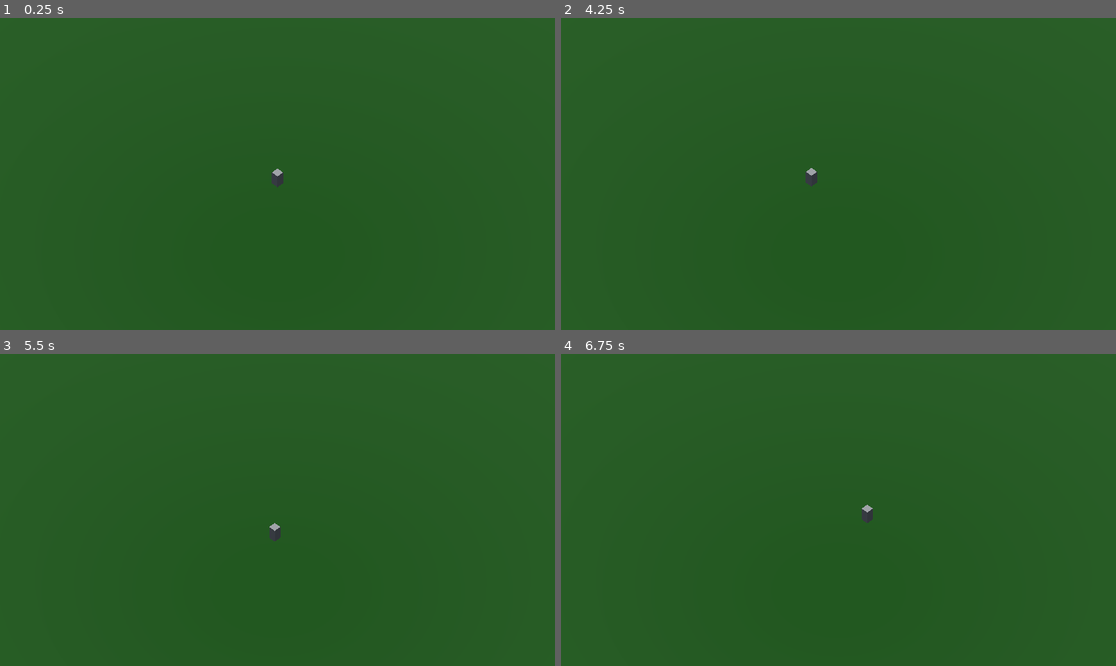
Above: before the commit, frames 1-4 (two rows, left to right).
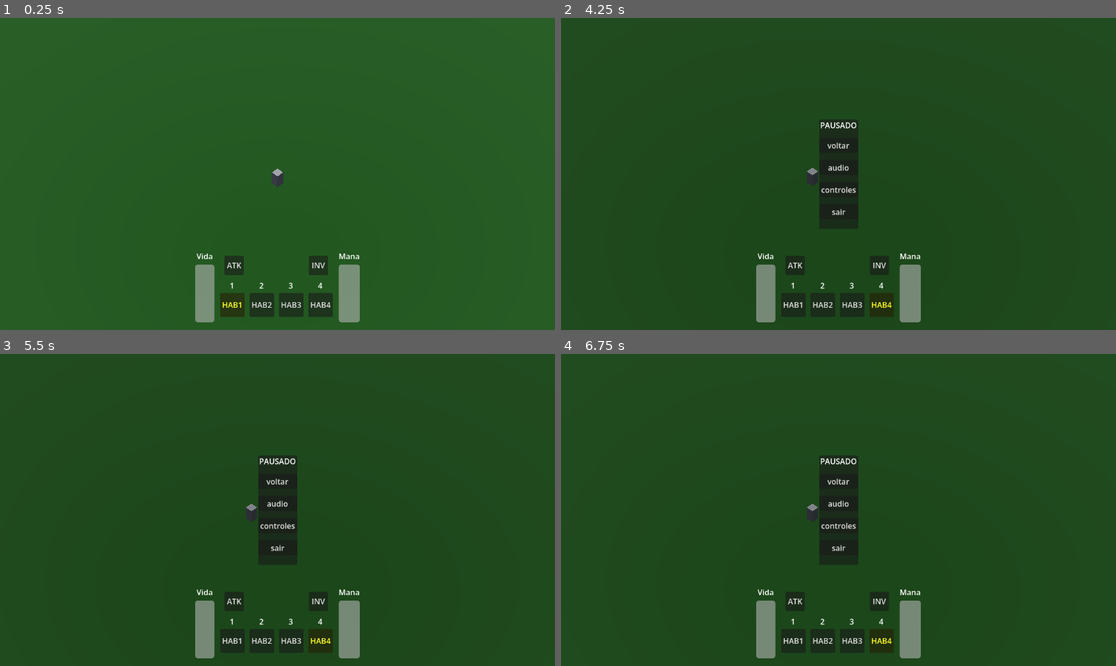
Above: after the commit, the same moments.

Repository: LuizHenriqueFreitas/FelpoJam-2026-1
Game: Godot game, scene res://game/game.tscn
Same seed, same stepped clock (60 frames per second), same inputs: the game is played once before the commit and once after it.
Inputs (mouse positions are in pixels of both pictures, inside the frame that each line leads up to):
- Up to frame 1 (0.25 s): no input
- Up to frame 2 (4.25 s): tap Enter at 0.5, 2.75 s; move the mouse to (960, 158) at 0.52 s; hold D (walk_right) 0.53-1.28 s; tap W (walk_front) at 0.6, 3.8 s; click (960, 158) at 0.67 s; tap 1 at 0.8, 1.35 s; move the mouse to (727, 189) at 1.27 s; hold S (walk_back) 1.28-2.03 s; click (727, 189) at 1.42 s; tap 2 at 1.55, 2.1 s; tap Space at 2, 3.5 s; move the mouse to (894, 105) at 2.02 s; hold D (walk_right) 2.03-3.53 s; click (894, 105) at 2.17 s; tap 3 at 2.3, 2.85 s; move the mouse to (810, 236) at 2.77 s; click (810, 236) at 2.92 s; tap 4 at 3.05, 3.6 s; move the mouse to (1005, 220) at 3.52 s; hold A (walk_left) from 3.53 s (still down); click (1005, 220) at 3.67 s; tap Escape (ui_cancel) at 4.15 s
- Up to frame 3 (5.5 s): move the mouse to (111, 463) at 4.27 s; tap W (walk_front) at 4.35 s; click (111, 463) at 4.42 s; tap 1 at 4.55, 5.1 s; tap Enter at 5 s; move the mouse to (305, 510) at 5.02 s; release A (walk_left) at 5.03 s; hold S (walk_back) from 5.03 s (still down); click (305, 510) at 5.17 s; tap 2 at 5.3 s
- Up to frame 4 (6.75 s): tap Space at 5.75 s; move the mouse to (755, 432) at 5.77 s; release S (walk_back) at 5.78 s; hold D (walk_right) from 5.78 s (still down); tap 2 at 5.85 s; click (755, 432) at 5.92 s; tap 3 at 6.05, 6.6 s; move the mouse to (960, 494) at 6.52 s; click (960, 494) at 6.67 s

The runs differ from the first frame. In frame 1, 3.2% of the frame differs, in the area x 35-65%, y 75-98%; in frame 2, 5.8%; in frame 3, 5.8%; in frame 4, 5.9%, in the area x 35-65%, y 32-98%.

Commit message:
Menus e HUD placeholder
Adicionado o placeholder dos menus e HUD principal do jogo

Diff:
--- /dev/null
+++ b/game/avelino-inkmancer-3D/default_bus_layout.tres
@@ -0,0 +1,15 @@
+[gd_resource type="AudioBusLayout" format=3 uid="uid://d0uauuowgt7im"]
+
+[resource]
+bus/1/name = &"Music"
+bus/1/solo = false
+bus/1/mute = false
+bus/1/bypass_fx = false
+bus/1/volume_db = 0.0
+bus/1/send = &"Master"
+bus/2/name = &"SFX"
+bus/2/solo = false
+bus/2/mute = false
+bus/2/bypass_fx = false
+bus/2/volume_db = 0.0
+bus/2/send = &"Master"
--- /dev/null
+++ b/game/avelino-inkmancer-3D/game/game.gd
@@ -0,0 +1,28 @@
+extends Node3D
+
+@onready var hud = $HUD
+
+# Called when the node enters the scene tree for the first time.
+func _ready() -> void:
+	pass # Replace with function body.
+
+
+# Called every frame. 'delta' is the elapsed time since the previous frame.
+func _process(_delta: float) -> void:
+	pass
+
+const PAUSE_MENU = preload("res://menus/pausemenu.tscn")
+var pause_menu_aberto := false
+
+
+func _unhandled_input(event):
+	if event.is_action_pressed("ui_cancel") and not pause_menu_aberto:
+		_abrir_pause()
+
+
+func _abrir_pause():
+	pause_menu_aberto = true
+	var menu = PAUSE_MENU.instantiate()
+	# Quando o menu for removido, marca como fechado
+	menu.tree_exited.connect(func(): pause_menu_aberto = false)
+	add_child(menu)
--- a/game/avelino-inkmancer-3D/game/game.tscn
+++ b/game/avelino-inkmancer-3D/game/game.tscn
@@ -1,9 +1,11 @@
 [gd_scene format=3 uid="uid://ca4t4kjn8osaa"]
 
 [ext_resource type="PackedScene" uid="uid://gt8l7smnonc8" path="res://player/player.tscn" id="1_4fuuu"]
+[ext_resource type="Script" uid="uid://j5hjgy0rvrwk" path="res://game/game.gd" id="1_dxrkv"]
 [ext_resource type="Script" uid="uid://bwvx3yf77fesd" path="res://game/camera_3d.gd" id="2_dxrkv"]
 [ext_resource type="PackedScene" uid="uid://ccwtc3kto5acf" path="res://chunks/spawn_chunk.tscn" id="3_dakft"]
 [ext_resource type="Script" uid="uid://dix7o7ep5011h" path="res://game/chunk_manager.gd" id="4_u5opy"]
+[ext_resource type="PackedScene" uid="uid://kfgiwaxork6a" path="res://menus/hud.tscn" id="6_dakft"]
 
 [sub_resource type="ProceduralSkyMaterial" id="ProceduralSkyMaterial_e2o6t"]
 
@@ -16,6 +18,7 @@
 
 [node name="game" type="Node3D" unique_id=1459525975]
 transform = Transform3D(1, 0, 0, 0, 1, 0, 0, 0, 1, 0, 1.1920929e-07, 0)
+script = ExtResource("1_dxrkv")
 
 [node name="Player" parent="." unique_id=1351006858 instance=ExtResource("1_4fuuu")]
 transform = Transform3D(1, 0, 0, 0, 1, 0, 0, 0, 1, 0, 1.4746869, 0)
@@ -36,3 +39,5 @@
 
 [node name="ChunkManager" type="Node3D" parent="." unique_id=1219678097]
 script = ExtResource("4_u5opy")
+
+[node name="HUD" parent="." unique_id=758513456 instance=ExtResource("6_dakft")]
--- /dev/null
+++ b/game/avelino-inkmancer-3D/menus/audiomenu.gd
@@ -0,0 +1,66 @@
+extends Control
+
+const STEP = 10.0  # quanto cada click altera o volume
+
+@onready var btn_musica_menos = $VBoxContainer/HBoxContainer/BtnMusicaMenos
+@onready var btn_musica_mais = $VBoxContainer/HBoxContainer/BtnMusicaMais
+@onready var bar_musica = $VBoxContainer/HBoxContainer/BarMusica
+
+@onready var btn_sfx_menos = $VBoxContainer/HBoxContainer2/BtnSFXMenos
+@onready var btn_sfx_mais = $VBoxContainer/HBoxContainer2/BtnSFXMais
+@onready var bar_sfx = $VBoxContainer/HBoxContainer2/BarSFX
+
+@onready var btn_voltar = $VBoxContainer/BtnVoltar
+
+var modo_ingame := false
+
+# O índice de canais de áudio
+var music_bus := AudioServer.get_bus_index("Music")
+var sfx_bus := AudioServer.get_bus_index("SFX")
+
+func _ready():
+	# Carrega o valor de volume dos canais na barra
+	process_mode = Node.PROCESS_MODE_ALWAYS
+	bar_musica.value = _db_to_percent(AudioServer.get_bus_volume_db(music_bus))
+	bar_sfx.value = _db_to_percent(AudioServer.get_bus_volume_db(sfx_bus))
+
+	btn_musica_menos.pressed.connect(_on_musica_menos)
+	btn_musica_mais.pressed.connect(_on_musica_mais)
+	btn_sfx_menos.pressed.connect(_on_sfx_menos)
+	btn_sfx_mais.pressed.connect(_on_sfx_mais)
+	btn_voltar.pressed.connect(_on_voltar)
+
+func _on_musica_menos():
+	bar_musica.value = clamp(bar_musica.value - STEP, 0, 100)
+	_set_bus_volume(music_bus, bar_musica.value)
+
+func _on_musica_mais():
+	bar_musica.value = clamp(bar_musica.value + STEP, 0, 100)
+	_set_bus_volume(music_bus, bar_musica.value)
+
+func _on_sfx_menos():
+	bar_sfx.value = clamp(bar_sfx.value - STEP, 0, 100)
+	_set_bus_volume(sfx_bus, bar_sfx.value)
+
+func _on_sfx_mais():
+	bar_sfx.value = clamp(bar_sfx.value + STEP, 0, 100)
+	_set_bus_volume(sfx_bus, bar_sfx.value)
+
+func _on_voltar():
+	if modo_ingame:
+		queue_free()
+	else:
+		get_tree().change_scene_to_file("res://menus/mainmenu.tscn")
+
+# Converte percentual (0-100) para decibéis e aplica no bus
+func _set_bus_volume(bus_index: int, percent: float):
+	if percent == 0:
+		AudioServer.set_bus_mute(bus_index, true)
+	else:
+		AudioServer.set_bus_mute(bus_index, false)
+		var db = linear_to_db(percent / 100.0)
+		AudioServer.set_bus_volume_db(bus_index, db)
+
+# Converte decibéis de volta para percentual para exibir na barra
+func _db_to_percent(db: float) -> float:
+	return db_to_linear(db) * 100.0
--- /dev/null
+++ b/game/avelino-inkmancer-3D/menus/audiomenu.tscn
@@ -0,0 +1,77 @@
+[gd_scene format=3 uid="uid://cia5j687okyy4"]
+
+[ext_resource type="Script" uid="uid://ndqeorvuxnlx" path="res://menus/audiomenu.gd" id="1_10qct"]
+
+[node name="audiomenu" type="Control" unique_id=422398999]
+layout_mode = 3
+anchors_preset = 15
+anchor_right = 1.0
+anchor_bottom = 1.0
+grow_horizontal = 2
+grow_vertical = 2
+script = ExtResource("1_10qct")
+
+[node name="VBoxContainer" type="VBoxContainer" parent="." unique_id=1903310164]
+layout_mode = 1
+anchors_preset = 8
+anchor_left = 0.5
+anchor_top = 0.5
+anchor_right = 0.5
+anchor_bottom = 0.5
+offset_left = -137.0
+offset_top = -88.0
+offset_right = 160.0
+offset_bottom = 88.0
+grow_horizontal = 2
+grow_vertical = 2
+theme_override_constants/separation = 20
+alignment = 1
+
+[node name="Label" type="Label" parent="VBoxContainer" unique_id=954545545]
+layout_mode = 2
+text = "ÁUDIO"
+horizontal_alignment = 1
+
+[node name="HBoxContainer" type="HBoxContainer" parent="VBoxContainer" unique_id=2135611624]
+layout_mode = 2
+
+[node name="Label" type="Label" parent="VBoxContainer/HBoxContainer" unique_id=1807425231]
+layout_mode = 2
+text = "MÚSICA"
+
+[node name="BtnMusicaMenos" type="Button" parent="VBoxContainer/HBoxContainer" unique_id=1123808827]
+layout_mode = 2
+text = "-"
+
+[node name="BarMusica" type="ProgressBar" parent="VBoxContainer/HBoxContainer" unique_id=1988714351]
+layout_mode = 2
+size_flags_horizontal = 3
+value = 100.0
+
+[node name="BtnMusicaMais" type="Button" parent="VBoxContainer/HBoxContainer" unique_id=1143909353]
+layout_mode = 2
+text = "+"
+
+[node name="HBoxContainer2" type="HBoxContainer" parent="VBoxContainer" unique_id=310669146]
+layout_mode = 2
+
+[node name="Label" type="Label" parent="VBoxContainer/HBoxContainer2" unique_id=489702343]
+layout_mode = 2
+text = "EFEITOS"
+
+[node name="BtnSFXMenos" type="Button" parent="VBoxContainer/HBoxContainer2" unique_id=1744045235]
+layout_mode = 2
+text = "-"
+
+[node name="BarSFX" type="ProgressBar" parent="VBoxContainer/HBoxContainer2" unique_id=261980029]
+layout_mode = 2
+size_flags_horizontal = 3
+value = 100.0
+
+[node name="BtnSFXMais" type="Button" parent="VBoxContainer/HBoxContainer2" unique_id=1595175725]
+layout_mode = 2
+text = "+"
+
+[node name="BtnVoltar" type="Button" parent="VBoxContainer" unique_id=417172998]
+layout_mode = 2
+text = "voltar"
--- /dev/null
+++ b/game/avelino-inkmancer-3D/menus/controlsmenu.gd
@@ -0,0 +1,52 @@
+extends Control
+
+const ACTIONS = {
+	"walk_left":    "Mover Esquerda",
+	"walk_right":   "Mover Direita",
+	"walk_front":   "Mover Frente",
+	"walk_back":    "Mover Trás",
+	"atack":        "Atacar",
+	"summon":       "Invocar",
+	# adicione mais ações conforme seu jogo
+}
+
+@onready var grid = $VBoxContainer/GridControles
+@onready var btn_voltar = $VBoxContainer/BtnVoltar
+
+var modo_ingame := false
+
+func _ready():
+	process_mode = Node.PROCESS_MODE_ALWAYS
+	btn_voltar.pressed.connect(_on_voltar)
+	_preencher_controles()
+
+func _preencher_controles():
+	for action in ACTIONS.keys():
+		# Coluna 1: nome da ação
+		var label_acao = Label.new()
+		label_acao.text = ACTIONS[action]
+		grid.add_child(label_acao)
+
+		# Coluna 2: tecla associada
+		var label_tecla = Label.new()
+		label_tecla.text = _get_key_name(action)
+		grid.add_child(label_tecla)
+
+func _get_key_name(action: String) -> String:
+	var events = InputMap.action_get_events(action)
+	if events.is_empty():
+		return "Não definido"
+
+	for event in events:
+		if event is InputEventKey:
+			return event.as_text().replace(" (Physical)", "")  # remove sufixo desnecessário
+		if event is InputEventJoypadButton:
+			return "Botão " + str(event.button_index)
+
+	return "Não definido"
+
+func _on_voltar():
+	if modo_ingame:
+		queue_free()
+	else:
+		get_tree().change_scene_to_file("res://menus/mainmenu.tscn")
--- /dev/null
+++ b/game/avelino-inkmancer-3D/menus/controlsmenu.tscn
@@ -0,0 +1,40 @@
+[gd_scene format=3 uid="uid://cx5aui21n35j5"]
+
+[ext_resource type="Script" uid="uid://bh7e3dybjpbf3" path="res://menus/controlsmenu.gd" id="1_w0ct3"]
+
+[node name="controlsmenu" type="Control" unique_id=2071406324]
+layout_mode = 3
+anchors_preset = 15
+anchor_right = 1.0
+anchor_bottom = 1.0
+grow_horizontal = 2
+grow_vertical = 2
+script = ExtResource("1_w0ct3")
+
+[node name="VBoxContainer" type="VBoxContainer" parent="." unique_id=1308540211]
+layout_mode = 1
+anchors_preset = 8
+anchor_left = 0.5
+anchor_top = 0.5
+anchor_right = 0.5
+anchor_bottom = 0.5
+offset_left = -47.0
+offset_top = -31.0
+offset_right = 47.0
+offset_bottom = 31.0
+grow_horizontal = 2
+grow_vertical = 2
+theme_override_constants/separation = 20
+
+[node name="Label" type="Label" parent="VBoxContainer" unique_id=515104380]
+layout_mode = 2
+text = "CONTROLES"
+horizontal_alignment = 1
+
+[node name="GridControles" type="GridContainer" parent="VBoxContainer" unique_id=124665516]
+layout_mode = 2
+columns = 2
+
+[node name="BtnVoltar" type="Button" parent="VBoxContainer" unique_id=372632776]
+layout_mode = 2
+text = "voltar"
--- /dev/null
+++ b/game/avelino-inkmancer-3D/menus/hud.gd
@@ -0,0 +1,104 @@
+extends CanvasLayer
+
+@onready var barra_vida    = $HUDRoot/HUDContainer/VidaSection/BarraVida
+@onready var barra_mana    = $HUDRoot/HUDContainer/ManaSection/BarraMana
+
+@onready var btn_habilidade = [
+	$HUDRoot/HUDContainer/CentroSection/Habilidades/VBoxContainer/Hab1,
+	$HUDRoot/HUDContainer/CentroSection/Habilidades/VBoxContainer2/Hab2,
+	$HUDRoot/HUDContainer/CentroSection/Habilidades/VBoxContainer3/Hab3,
+	$HUDRoot/HUDContainer/CentroSection/Habilidades/VBoxContainer4/Hab4,
+]
+
+@onready var btn_ataque    = $HUDRoot/HUDContainer/CentroSection/AcoesExtra/BtnAtaque
+@onready var btn_invocacao = $HUDRoot/HUDContainer/CentroSection/AcoesExtra/BtnInvocacao
+
+var habilidade_selecionada: int = 0
+var vida_atual: float = 100.0
+var mana_atual: float = 100.0
+
+
+func _ready():
+	barra_vida.show_percentage = false
+	barra_mana.show_percentage = false
+
+	barra_vida.mouse_entered.connect(_on_vida_hover_enter)
+	barra_vida.mouse_exited.connect(_on_vida_hover_exit)
+
+	barra_mana.mouse_entered.connect(_on_mana_hover_enter)
+	barra_mana.mouse_exited.connect(_on_mana_hover_exit)
+
+	for i in btn_habilidade.size():
+		var idx = i
+		btn_habilidade[i].pressed.connect(func(): _selecionar_habilidade(idx))
+
+	# Botões de ação
+	btn_ataque.pressed.connect(_on_ataque)
+	btn_invocacao.pressed.connect(_on_invocacao)
+
+	# Seleciona habilidade 1 por padrão
+	_selecionar_habilidade(0)
+
+# Hover barra de vida e tinta
+func _on_vida_hover_enter():
+	barra_vida.show_percentage = true
+
+func _on_vida_hover_exit():
+	barra_vida.show_percentage = false
+
+func _on_mana_hover_enter():
+	barra_mana.show_percentage = true
+
+func _on_mana_hover_exit():
+	barra_mana.show_percentage = false
+
+
+# Atualização de vida e tinta
+func atualizar_vida(valor: float):
+	vida_atual = clamp(valor, 0, 100)
+	barra_vida.value = vida_atual
+
+func atualizar_mana(valor: float):
+	mana_atual = clamp(valor, 0, 100)
+	barra_mana.value = mana_atual
+
+
+# Seleção de habilidade
+func _selecionar_habilidade(idx: int):
+	for i in btn_habilidade.size():
+		btn_habilidade[i].modulate = Color(1, 1, 1, 1)
+	habilidade_selecionada = idx
+	btn_habilidade[idx].modulate = Color(1.5, 1.2, 0.2, 1)
+
+
+# Input por teclado e mouse
+func _input(event):
+	if event is InputEventKey and event.pressed:
+		match event.keycode:
+			KEY_1: _selecionar_habilidade(0)
+			KEY_2: _selecionar_habilidade(1)
+			KEY_3: _selecionar_habilidade(2)
+			KEY_4: _selecionar_habilidade(3)
+
+	if event is InputEventMouseButton and event.pressed:
+		if event.button_index == MOUSE_BUTTON_RIGHT:
+			_on_invocacao()
+		elif event.button_index == MOUSE_BUTTON_LEFT:
+			# Só ataca se o mouse não estiver sobre nenhum elemento da HUD
+			if not _mouse_sobre_hud():
+				_on_ataque()
+
+
+# ─── Ações ───────────────────────────────────────────────────────────────────
+
+func _on_ataque():
+	print("Ataque executado!")
+
+func _on_invocacao():
+	print("Invocando habilidade: ", habilidade_selecionada + 1)
+
+func _mouse_sobre_hud():
+	var mouse_pos = get_viewport().get_mouse_position()
+	var hud_root = $HUDRoot
+	var rect = Rect2(hud_root.global_position, hud_root.size)
+	return rect.has_point(mouse_pos)
--- /dev/null
+++ b/game/avelino-inkmancer-3D/menus/hud.tscn
@@ -0,0 +1,137 @@
+[gd_scene format=3 uid="uid://kfgiwaxork6a"]
+
+[ext_resource type="Script" uid="uid://bhn8hhb243kju" path="res://menus/hud.gd" id="1_37p78"]
+
+[node name="HUD" type="CanvasLayer" unique_id=758513456]
+layer = 10
+script = ExtResource("1_37p78")
+
+[node name="HUDRoot" type="MarginContainer" parent="." unique_id=276190026]
+anchors_preset = 7
+anchor_left = 0.5
+anchor_top = 1.0
+anchor_right = 0.5
+anchor_bottom = 1.0
+offset_left = -171.0
+offset_top = -165.0
+offset_right = 171.0
+grow_horizontal = 2
+grow_vertical = 0
+theme_override_constants/margin_bottom = 16
+
+[node name="HUDContainer" type="HBoxContainer" parent="HUDRoot" unique_id=908278307]
+layout_mode = 2
+theme_override_constants/separation = 12
+alignment = 1
+
+[node name="VidaSection" type="VBoxContainer" parent="HUDRoot/HUDContainer" unique_id=1540100153]
+layout_mode = 2
+theme_override_constants/separation = 6
+alignment = 1
+
+[node name="HP" type="Label" parent="HUDRoot/HUDContainer/VidaSection" unique_id=840789165]
+layout_mode = 2
+text = "Vida"
+horizontal_alignment = 1
+
+[node name="BarraVida" type="ProgressBar" parent="HUDRoot/HUDContainer/VidaSection" unique_id=1467758459]
+custom_minimum_size = Vector2(40, 120)
+layout_mode = 2
+value = 100.0
+fill_mode = 2
+show_percentage = false
+
+[node name="CentroSection" type="VBoxContainer" parent="HUDRoot/HUDContainer" unique_id=2016441771]
+layout_mode = 2
+theme_override_constants/separation = 10
+alignment = 1
+
+[node name="AcoesExtra" type="HBoxContainer" parent="HUDRoot/HUDContainer/CentroSection" unique_id=1420648604]
+layout_mode = 2
+theme_override_constants/separation = 135
+alignment = 1
+
+[node name="BtnAtaque" type="Button" parent="HUDRoot/HUDContainer/CentroSection/AcoesExtra" unique_id=709314023]
+custom_minimum_size = Vector2(40, 40)
+layout_mode = 2
+text = "ATK"
+
+[node name="BtnInvocacao" type="Button" parent="HUDRoot/HUDContainer/CentroSection/AcoesExtra" unique_id=644032678]
+custom_minimum_size = Vector2(40, 40)
+layout_mode = 2
+text = "INV"
+
+[node name="Habilidades" type="HBoxContainer" parent="HUDRoot/HUDContainer/CentroSection" unique_id=1462823617]
+layout_mode = 2
+theme_override_constants/separation = 10
+alignment = 1
+
+[node name="VBoxContainer" type="VBoxContainer" parent="HUDRoot/HUDContainer/CentroSection/Habilidades" unique_id=1345611227]
+layout_mode = 2
+alignment = 1
+
+[node name="Label" type="Label" parent="HUDRoot/HUDContainer/CentroSection/Habilidades/VBoxContainer" unique_id=1951395476]
+layout_mode = 2
+text = "1"
+horizontal_alignment = 1
+
+[node name="Hab1" type="Button" parent="HUDRoot/HUDContainer/CentroSection/Habilidades/VBoxContainer" unique_id=597097152]
+custom_minimum_size = Vector2(50, 50)
+layout_mode = 2
+text = "HAB1"
+
+[node name="VBoxContainer2" type="VBoxContainer" parent="HUDRoot/HUDContainer/CentroSection/Habilidades" unique_id=487930881]
+layout_mode = 2
+
+[node name="Label" type="Label" parent="HUDRoot/HUDContainer/CentroSection/Habilidades/VBoxContainer2" unique_id=1599914655]
+layout_mode = 2
+text = "2"
+horizontal_alignment = 1
+
+[node name="Hab2" type="Button" parent="HUDRoot/HUDContainer/CentroSection/Habilidades/VBoxContainer2" unique_id=1174531495]
+custom_minimum_size = Vector2(50, 50)
+layout_mode = 2
+text = "HAB2"
+
+[node name="VBoxContainer3" type="VBoxContainer" parent="HUDRoot/HUDContainer/CentroSection/Habilidades" unique_id=146615708]
+layout_mode = 2
+
+[node name="Label" type="Label" parent="HUDRoot/HUDContainer/CentroSection/Habilidades/VBoxContainer3" unique_id=1648632717]
+layout_mode = 2
+text = "3"
+horizontal_alignment = 1
+
+[node name="Hab3" type="Button" parent="HUDRoot/HUDContainer/CentroSection/Habilidades/VBoxContainer3" unique_id=1784415655]
+custom_minimum_size = Vector2(50, 50)
+layout_mode = 2
+text = "HAB3"
+
+[node name="VBoxContainer4" type="VBoxContainer" parent="HUDRoot/HUDContainer/CentroSection/Habilidades" unique_id=1581282926]
+layout_mode = 2
+
+[node name="Label" type="Label" parent="HUDRoot/HUDContainer/CentroSection/Habilidades/VBoxContainer4" unique_id=829868306]
+layout_mode = 2
+text = "4"
+horizontal_alignment = 1
+
+[node name="Hab4" type="Button" parent="HUDRoot/HUDContainer/CentroSection/Habilidades/VBoxContainer4" unique_id=351142067]
+custom_minimum_size = Vector2(50, 50)
+layout_mode = 2
+text = "HAB4"
+
+[node name="ManaSection" type="VBoxContainer" parent="HUDRoot/HUDContainer" unique_id=1436752090]
+layout_mode = 2
+theme_override_constants/separation = 6
+alignment = 1
+
+[node name="MP" type="Label" parent="HUDRoot/HUDContainer/ManaSection" unique_id=302588949]
+layout_mode = 2
+text = "Mana"
+horizontal_alignment = 1
+
+[node name="BarraMana" type="ProgressBar" parent="HUDRoot/HUDContainer/ManaSection" unique_id=1969563994]
+custom_minimum_size = Vector2(40, 120)
+layout_mode = 2
+value = 100.0
+fill_mode = 2
+show_percentage = false
--- /dev/null
+++ b/game/avelino-inkmancer-3D/menus/mainmenu.gd
@@ -0,0 +1,25 @@
+extends Control
+
+@onready var btn_jogar = $VBoxContainer/BtnJogar
+@onready var btn_controles = $VBoxContainer/BtnControles
+@onready var btn_audio = $VBoxContainer/BtnAudio
+@onready var btn_sair = $VBoxContainer/BtnSair
+
+
+func _ready():
+	btn_jogar.pressed.connect(_on_jogar_pressed)
+	btn_controles.pressed.connect(_on_controles_pressed)
+	btn_audio.pressed.connect(_on_audio_pressed)
+	btn_sair.pressed.connect(_on_sair_pressed)
+
+func _on_jogar_pressed() -> void:
+	get_tree().change_scene_to_file("res://game/game.tscn")
+
+func _on_controles_pressed() -> void:
+	get_tree().change_scene_to_file("res://menus/controlsmenu.tscn")
+
+func _on_audio_pressed() -> void:
+	get_tree().change_scene_to_file("res://menus/audiomenu.tscn")
+
+func _on_sair_pressed() -> void:
+	get_tree().quit()
--- /dev/null
+++ b/game/avelino-inkmancer-3D/menus/mainmenu.tscn
@@ -0,0 +1,50 @@
+[gd_scene format=3 uid="uid://de0xu4lyu04eo"]
+
+[ext_resource type="Script" uid="uid://crmtw74nyj6ms" path="res://menus/mainmenu.gd" id="1_2ydd5"]
+
+[node name="mainmenu" type="Control" unique_id=144998336]
+layout_mode = 3
+anchors_preset = 15
+anchor_right = 1.0
+anchor_bottom = 1.0
+grow_horizontal = 2
+grow_vertical = 2
+script = ExtResource("1_2ydd5")
+
+[node name="VBoxContainer" type="VBoxContainer" parent="." unique_id=267774404]
+layout_mode = 1
+anchors_preset = 8
+anchor_left = 0.5
+anchor_top = 0.5
+anchor_right = 0.5
+anchor_bottom = 0.5
+offset_left = -41.0
+offset_top = -81.5
+offset_right = 41.0
+offset_bottom = 81.5
+grow_horizontal = 2
+grow_vertical = 2
+theme_override_constants/separation = 20
+
+[node name="Jogo" type="Label" parent="VBoxContainer" unique_id=1322212248]
+layout_mode = 2
+text = "MEU JOGO"
+horizontal_alignment = 1
+
+[node name="BtnJogar" type="Button" parent="VBoxContainer" unique_id=1197772812]
+layout_mode = 2
+text = "jogar"
+
+[node name="BtnControles" type="Button" parent="VBoxContainer" unique_id=1128718354]
+layout_mode = 2
+text = "controles"
+
+[node name="BtnAudio" type="Button" parent="VBoxContainer" unique_id=1841305381]
+layout_mode = 2
+text = "audio"
+
+[node name="BtnSair" type="Button" parent="VBoxContainer" unique_id=598370246]
+layout_mode = 2
+text = "sair"
+
+[connection signal="pressed" from="VBoxContainer/BtnJogar" to="." method="_on_btn_jogar_pressed"]
--- /dev/null
+++ b/game/avelino-inkmancer-3D/menus/pausemenu.gd
@@ -0,0 +1,66 @@
+extends Control
+
+@onready var btn_voltar    = $Panel/VBoxContainer/BtnVoltar
+@onready var btn_audio     = $Panel/VBoxContainer/BtnAudio
+@onready var btn_controles = $Panel/VBoxContainer/BtnControles
+@onready var btn_sair      = $Panel/VBoxContainer/BtnSair
+
+# Popup de confirmação
+var confirm_dialog: ConfirmationDialog
+
+
+func _ready():
+	btn_voltar.pressed.connect(_on_voltar)
+	btn_audio.pressed.connect(_on_audio)
+	btn_controles.pressed.connect(_on_controles)
+	btn_sair.pressed.connect(_on_sair)
+
+	_criar_confirmacao()
+	_pausar()
+
+
+func _criar_confirmacao():
+	confirm_dialog = ConfirmationDialog.new()
+	confirm_dialog.title = "Sair para o Menu?"
+	confirm_dialog.dialog_text = "Seu progresso não salvo será perdido.\nDeseja continuar?"
+	confirm_dialog.ok_button_text = "Sim, sair"
+	confirm_dialog.cancel_button_text = "Cancelar"
+	confirm_dialog.process_mode = Node.PROCESS_MODE_ALWAYS
+	confirm_dialog.confirmed.connect(_confirmar_saida)
+	add_child(confirm_dialog)
+
+
+func _pausar():
+	get_tree().paused = true
+
+func _despausar():
+	get_tree().paused = false
+
+func _on_voltar():
+	_despausar()
+	queue_free()  # remove a cena do pause e volta pro jogo
+
+func _on_audio():
+	visible = false
+	var audio_menu = preload("res://menus/audiomenu.tscn").instantiate()
+	audio_menu.modo_ingame = true
+	audio_menu.tree_exited.connect(func(): visible = true)
+	get_tree().root.add_child(audio_menu)
+
+func _on_controles():
+	visible = false
+	var controls_menu = preload("res://menus/controlsmenu.tscn").instantiate()
+	controls_menu.modo_ingame = true
+	controls_menu.tree_exited.connect(func(): visible = true)
+	get_tree().root.add_child(controls_menu)
+
+func _on_sair():
+	confirm_dialog.popup_centered()
+
+func _confirmar_saida():
+	_despausar()
+	get_tree().change_scene_to_file("res://menus/mainmenu.tscn")
+
+func _unhandled_input(event):
+	if event.is_action_pressed("ui_cancel"): # Fecha o menu de pause com o esc também
+		_on_voltar()
--- /dev/null
+++ b/game/avelino-inkmancer-3D/menus/pausemenu.tscn
@@ -0,0 +1,62 @@
+[gd_scene format=3 uid="uid://c5ueksnk0pi32"]
+
+[ext_resource type="Script" uid="uid://b2qm78whc5opc" path="res://menus/pausemenu.gd" id="1_nyolr"]
+
+[node name="pausemenu" type="Control" unique_id=867405154]
+process_mode = 3
+layout_mode = 3
+anchors_preset = 15
+anchor_right = 1.0
+anchor_bottom = 1.0
+grow_horizontal = 2
+grow_vertical = 2
+script = ExtResource("1_nyolr")
+
+[node name="Overlay" type="ColorRect" parent="." unique_id=65605797]
+visibility_layer = 2047
+layout_mode = 1
+anchors_preset = 15
+anchor_right = 1.0
+anchor_bottom = 1.0
+grow_horizontal = 2
+grow_vertical = 2
+color = Color(0, 0, 0, 0.19607843)
+
+[node name="Panel" type="PanelContainer" parent="." unique_id=383700808]
+layout_mode = 1
+anchors_preset = 8
+anchor_left = 0.5
+anchor_top = 0.5
+anchor_right = 0.5
+anchor_bottom = 0.5
+offset_left = -40.5
+offset_top = -113.5
+offset_right = 40.5
+offset_bottom = 113.5
+grow_horizontal = 2
+grow_vertical = 2
+
+[node name="VBoxContainer" type="VBoxContainer" parent="Panel" unique_id=1547566958]
+layout_mode = 2
+theme_override_constants/separation = 15
+
+[node name="Label" type="Label" parent="Panel/VBoxContainer" unique_id=1004719736]
+layout_mode = 2
+text = "PAUSADO"
+horizontal_alignment = 1
+
+[node name="BtnVoltar" type="Button" parent="Panel/VBoxContainer" unique_id=1306718601]
+layout_mode = 2
+text = "voltar"
+
+[node name="BtnAudio" type="Button" parent="Panel/VBoxContainer" unique_id=1851108460]
+layout_mode = 2
+text = "audio"
+
+[node name="BtnControles" type="Button" parent="Panel/VBoxContainer" unique_id=939122518]
+layout_mode = 2
+text = "controles"
+
+[node name="BtnSair" type="Button" parent="Panel/VBoxContainer" unique_id=1399967047]
+layout_mode = 2
+text = "sair"
Not shown, added: game/avelino-inkmancer-3D/game/game.gd.uid
Not shown, added: game/avelino-inkmancer-3D/menus/audiomenu.gd.uid
Not shown, added: game/avelino-inkmancer-3D/menus/controlsmenu.gd.uid
Not shown, added: game/avelino-inkmancer-3D/menus/hud.gd.uid
Not shown, added: game/avelino-inkmancer-3D/menus/mainmenu.gd.uid
Not shown, added: game/avelino-inkmancer-3D/menus/pausemenu.gd.uid
